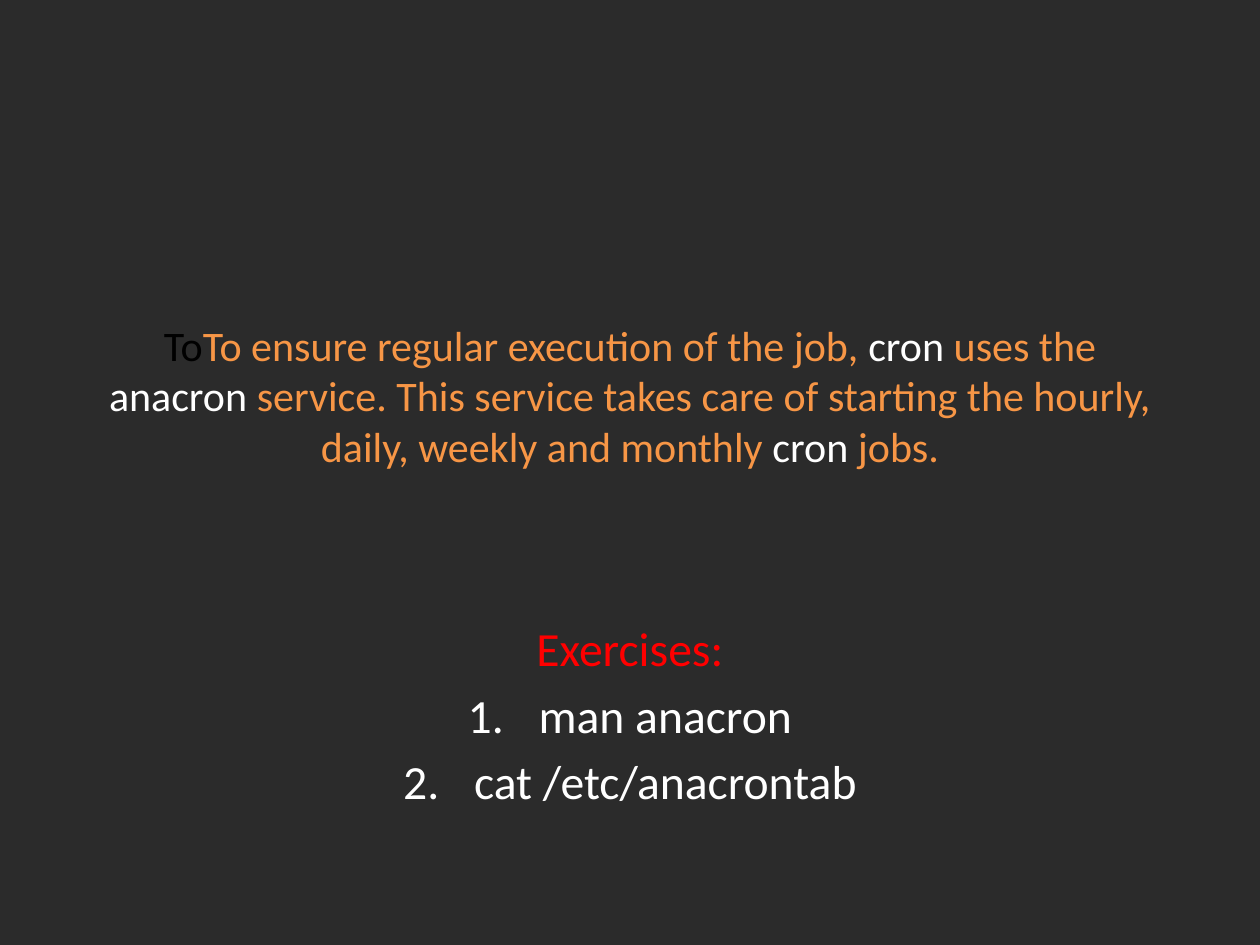
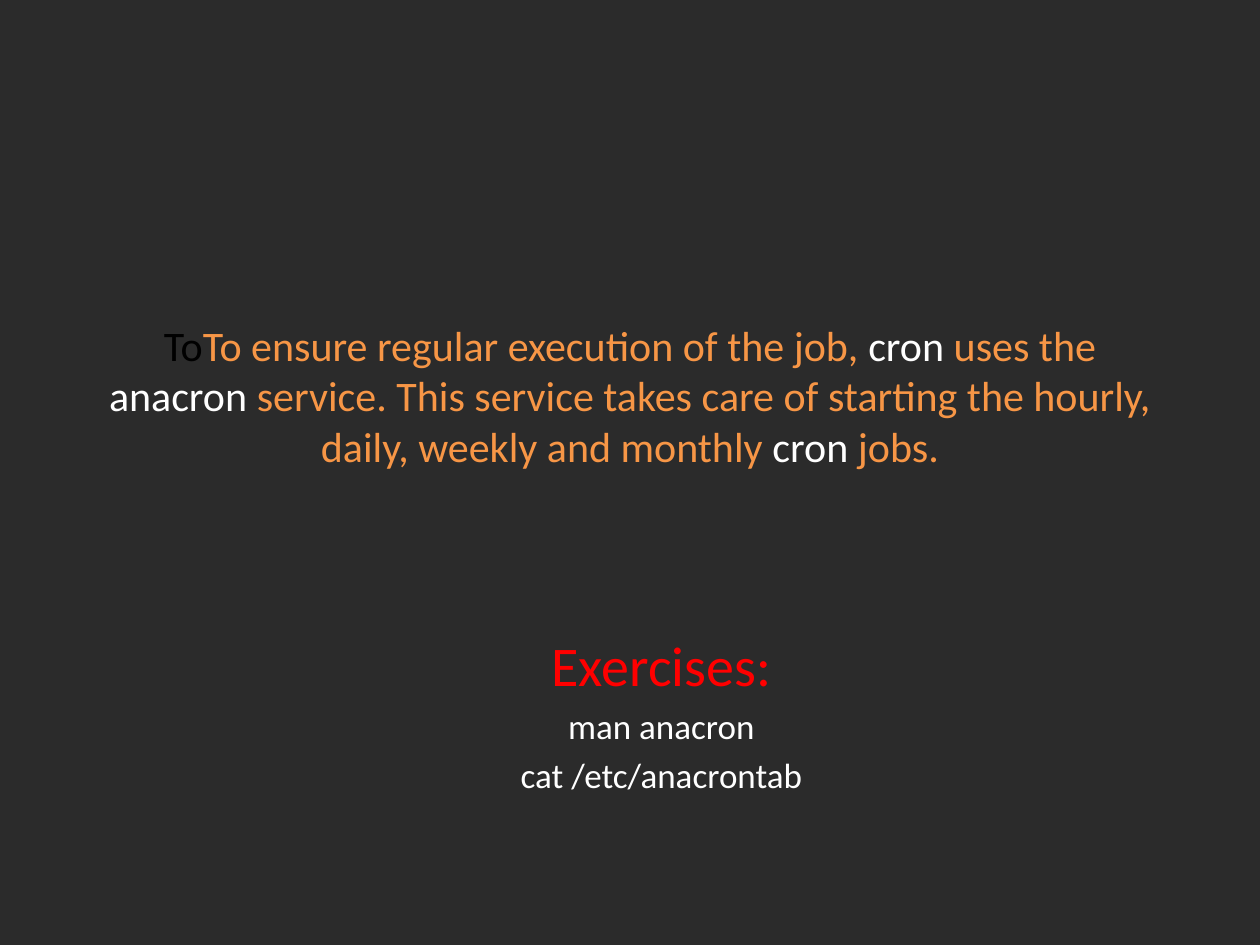
Before and after one commit to Academy-Soft-Intellect/Linux-Course, a slide deck: slide 9 of 09.Softwaremagement_And_Cron/09-SoftwareManagementAndCron.pptx. Drawn at 1260x945 pixels with LibreOffice and Linux fonts; fonts in the diff are those of the drawing; background and template pictures are left out; a plain dark background stands for a picture behind light text. Boxes give left, top, right and bottom in pixels: in the first picture for what was removed or moved away, otherwise in the second. Text is boxed around its words. In the diff, an @@ line names an element or a change of style, - is before the commit and + after.

```diff
--- a/09.Softwaremagement_And_Cron/09-SoftwareManagementAndCron.pptx
+++ b/09.Softwaremagement_And_Cron/09-SoftwareManagementAndCron.pptx
@@ subtitle "Exercises:": place and size @@
-subtitle "Exercises:" at (474, 633, 857, 801)
+subtitle "Exercises:" at (521, 647, 802, 790)
@@ subtitle "Exercises:" at (521, 647, 802, 790): size 27.2 to 32 pt in "Exercises:"; size 27.2 to 20 pt in "man anacron", "cat /etc/anacrontab"; bullet 1. to none; less space between paragraphs @@
```
Also in this commit, not shown: 2 other slides changed.
